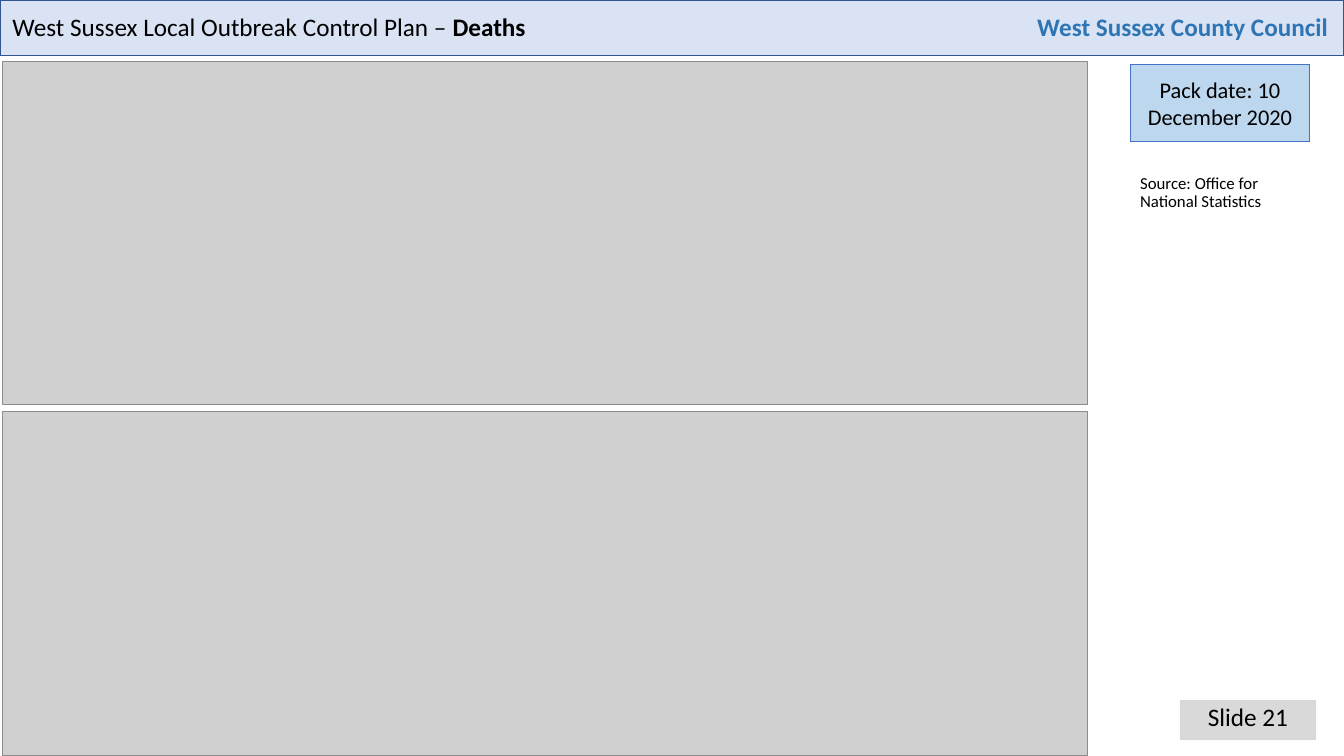
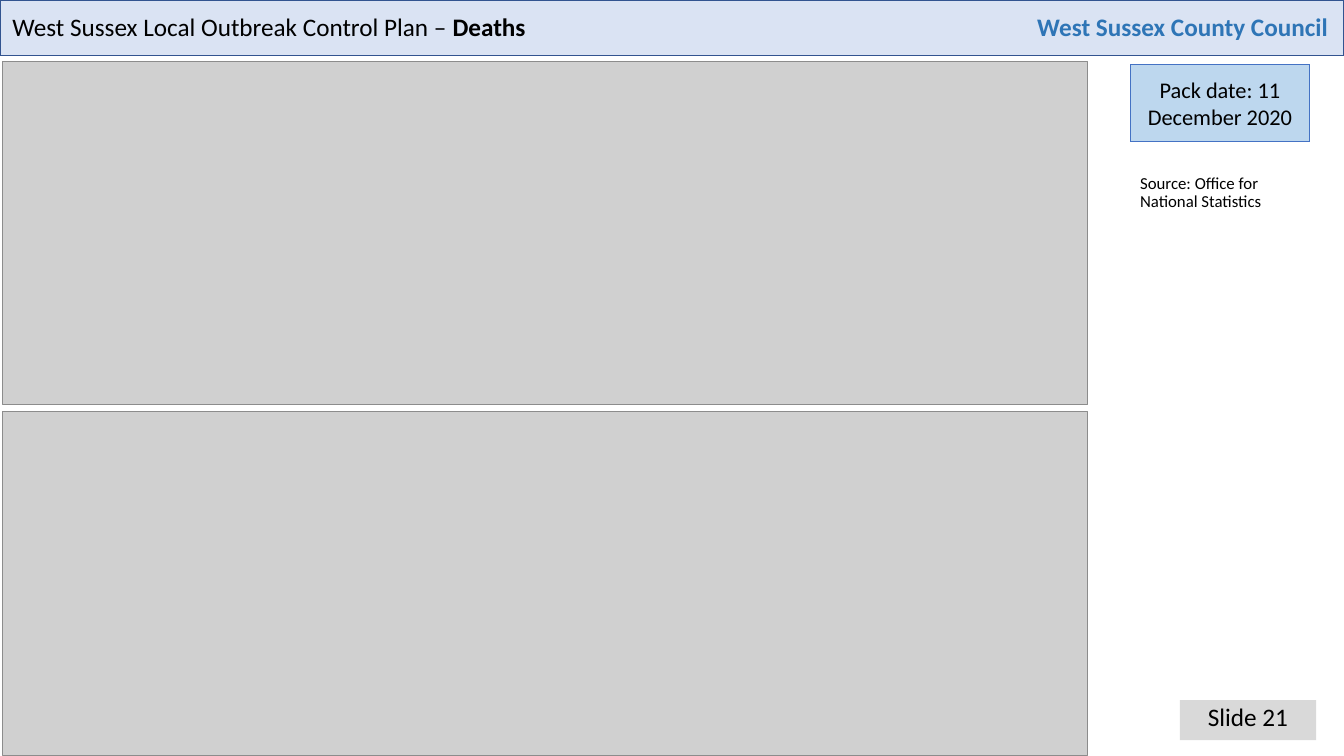
Before and after one commit to psychty/wsx_covid_datapack_public, a slide deck: slide 21 of Latest_West_Sussex_C19_slide_deck.pptx. Drawn at 1344x756 pixels with LibreOffice and Linux fonts; fonts in the diff are those of the drawing; grey boxes stand for pictures. Boxes give left, top, right and bottom in pixels: in the first picture for what was removed or moved away, otherwise in the second. Text is boxed around its words. In the diff, an @@ line names an element or a change of style, - is before the commit and + after.

```diff
--- a/Latest_West_Sussex_C19_slide_deck.pptx
+++ b/Latest_West_Sussex_C19_slide_deck.pptx
@@ text in rectangle at <box>1148,82,1292,125</box>: text changed @@
-Pack date: 10 December 2020
+Pack date: 11 December 2020
```
Also in this commit, not shown: 22 other slides changed, 46 other files.
